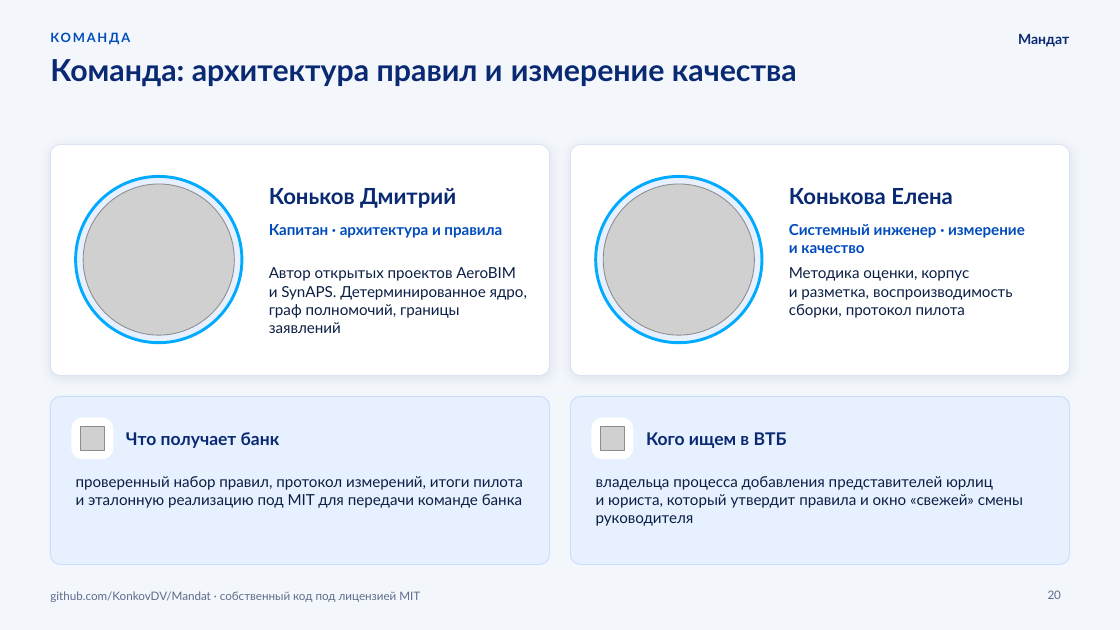
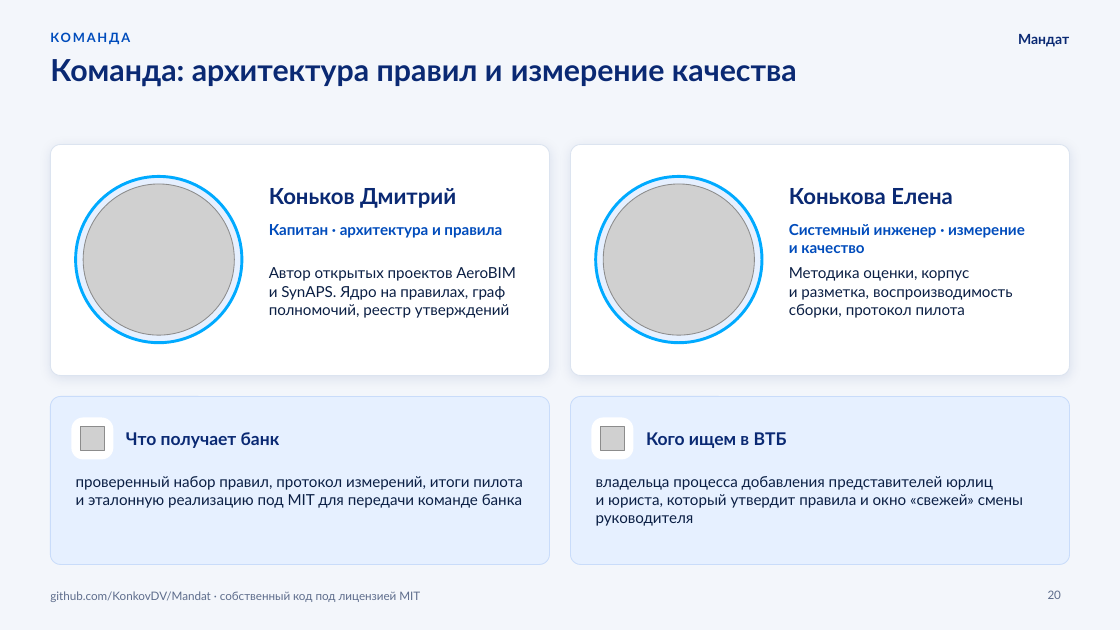
Before and after one commit to KonkovDV/Mandat, a slide deck: slide 20 of submission/slides/Mandat_VTB.pptx. Drawn at 1120x630 pixels with LibreOffice and Linux fonts; fonts in the diff are those of the drawing; grey boxes stand for pictures; background and template pictures are left out. Boxes give left, top, right and bottom in pixels: in the first picture for what was removed or moved away, otherwise in the second. Text is boxed around its words. In the diff, an @@ line names an element or a change of style, - is before the commit and + after.

```diff
--- a/submission/slides/Mandat_VTB.pptx
+++ b/submission/slides/Mandat_VTB.pptx
@@ text at box(269, 267, 516, 318): text changed @@
-Автор открытых проектов AeroBIM и SynAPS. Детерминированное ядро, граф полномочий, границы заявлений
+Автор открытых проектов AeroBIM и SynAPS. Ядро на правилах, граф полномочий, реестр утверждений
```
Also in this commit, not shown: 14 other slides changed, 13 other files.
